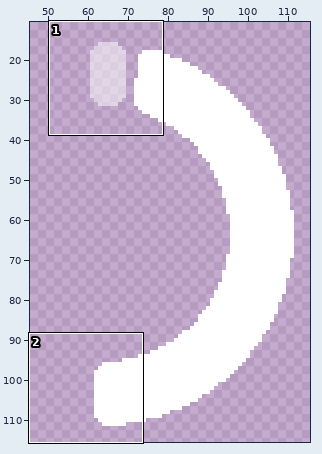
One commit to this pixel-art file: public/assets/images/attack2.aseprite. Above, an overview of the earlier version with the close-up marked.
Close-up. Before the edit:
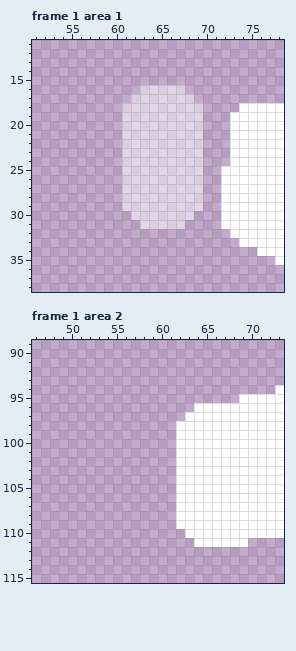
128x128 pixels, 5 frames. Shown: frame 1 area 1: x 51..78, y 11..38; frame 1 area 2: x 46..73, y 89..115. The wide view leaves out empty margins. The commit also changed other frames or places, which this record leaves out.
New version:
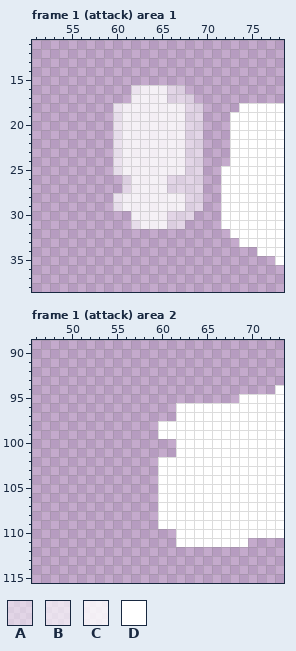
Palette (. is transparent): A #ffffff80  B #ffffffa8  C #ffffffd4  D #ffffff
Changes in this commit:
layer "Layer 5" opacity 66% added
--- frame 1 (attack) area 1, layer "Layer 5"
@@ x 58..69 @@
 15 ............
-16 .....AAAAA..
-17 ....AAAAAAA.
-18 ...AAAAAAAAA
-19 ...AAAAAAAAA
-20 ...AAAAAAAAA
-21 ...AAAAAAAAA
-22 ...AAAAAAAAA
-23 ...AAAAAAAAA
-24 ...AAAAAAAAA
-25 ...AAAAAAAAA
-26 ...AAAAAAAAA
-27 ...AAAAAAAAA
-28 ...AAAAAAAAA
-29 ...AAAAAAAAA
-30 ....AAAAAAA.
-31 .....AAAAA..
+16 ....BCCCAA..
+17 ....CCCCAAA.
+18 ..BCCCCCCCAA
+19 ..BCCCCCCCAA
+20 ..BCCCCCCCAA
+21 ..BCCCCCCCAA
+22 ..BCCCCCCCAA
+23 ..BCCCCCCCAA
+24 ..BCCCCCCCAA
+25 ..BCCCCCCCAA
+26 ...ACCCCAAAA
+27 ...ACCCCAAAA
+28 ..BCCCCCCCAA
+29 ..BCCCCCCCAA
+30 ....CCCCAAA.
+31 ....BCCCAA..
 32 ............
--- frame 1 (attack) area 2, layer "Layer 3"
@@ x 58..65 @@
  95 ........
- 96 ......DD
- 97 .....DDD
- 98 ....DDDD
- 99 ....DDDD
+ 96 ....DDDD
+ 97 ....DDDD
+ 98 ..DDDDDD
+ 99 ..DDDDDD
 100 ....DDDD
 101 ....DDDD
-102 ....DDDD
-103 ....DDDD
-104 ....DDDD
-105 ....DDDD
-106 ....DDDD
-107 ....DDDD
-108 ....DDDD
-109 ....DDDD
-110 .....DDD
-111 ......DD
+102 ..DDDDDD
+103 ..DDDDDD
+104 ..DDDDDD
+105 ..DDDDDD
+106 ..DDDDDD
+107 ..DDDDDD
+108 ..DDDDDD
+109 ..DDDDDD
+110 ....DDDD
+111 ....DDDD
 112 ........
